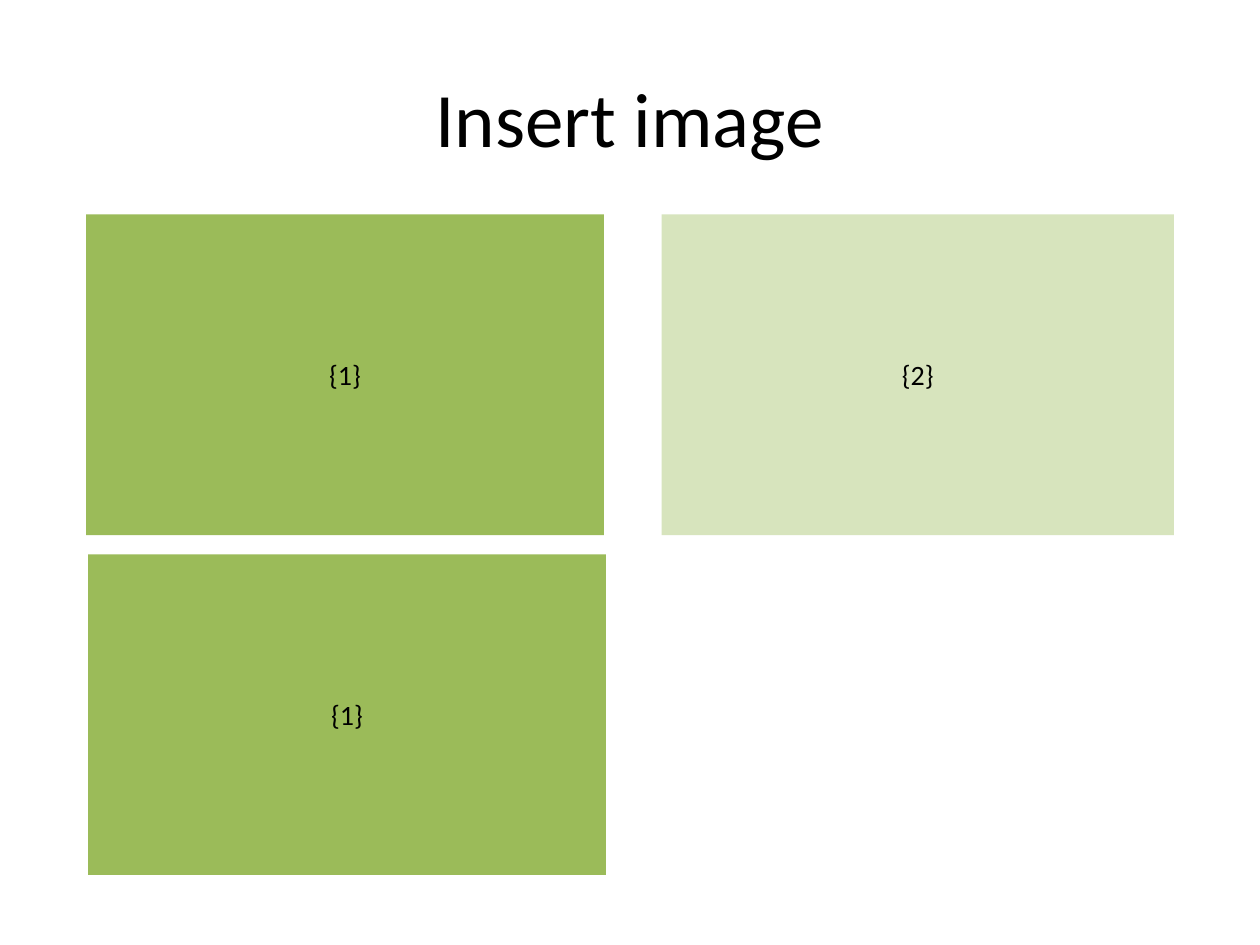
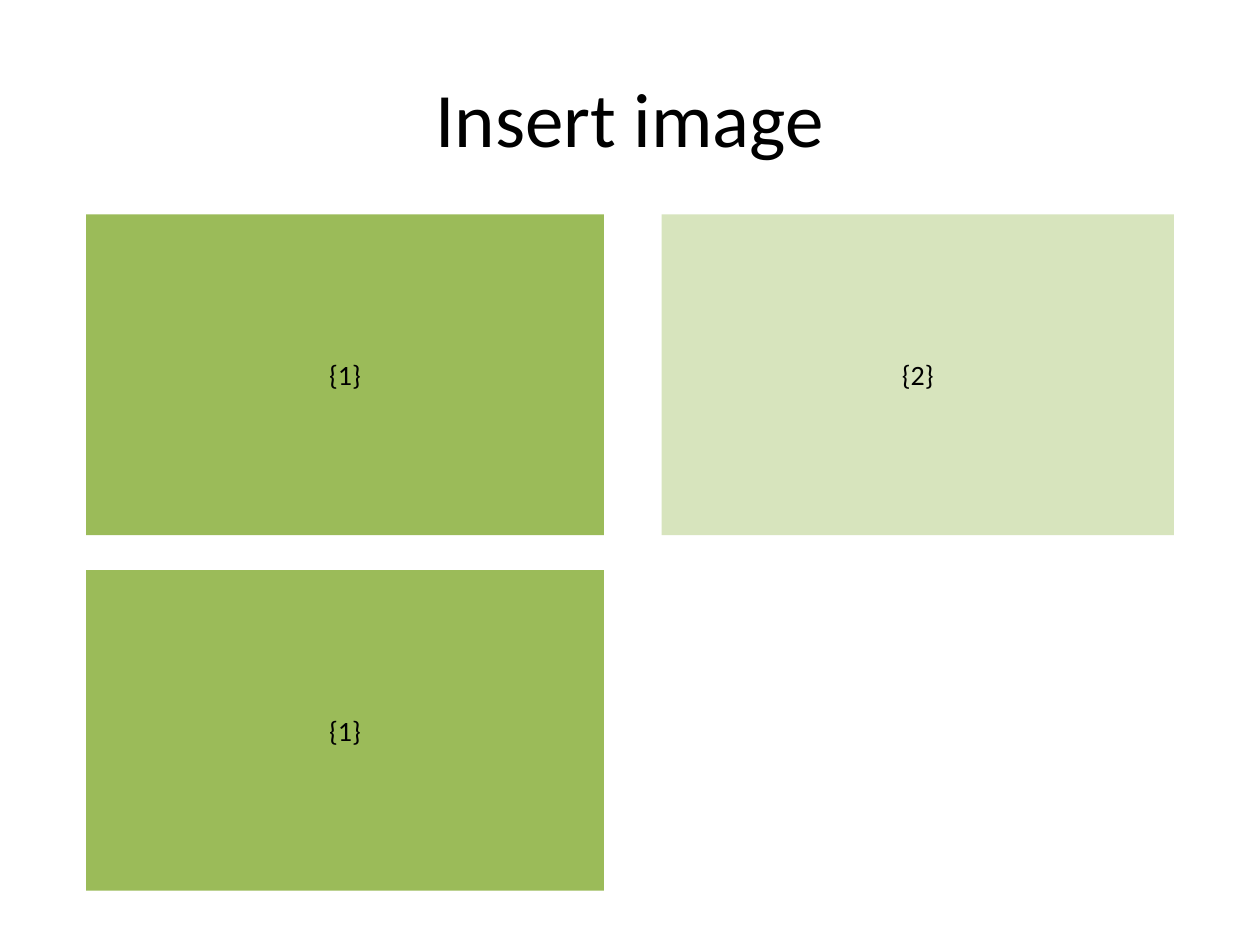
Before and after one commit to markheckmann/officer.pptx, a slide deck: slide 1 of inst/ext/image_insert.pptx. Drawn at 1260x945 pixels with LibreOffice and Linux fonts; fonts in the diff are those of the drawing. Boxes give left, top, right and bottom in pixels: in the first picture for what was removed or moved away, otherwise in the second. Text is boxed around its words. In the diff, an @@ line names an element or a change of style, - is before the commit and + after.

```diff
--- a/inst/ext/image_insert.pptx
+++ b/inst/ext/image_insert.pptx
@@ rectangle "{1}": place and size @@
-rectangle "{1}" at [88, 554, 606, 874]
+rectangle "{1}" at [86, 571, 604, 891]
```
Also in this commit, not shown: 15 other files.
